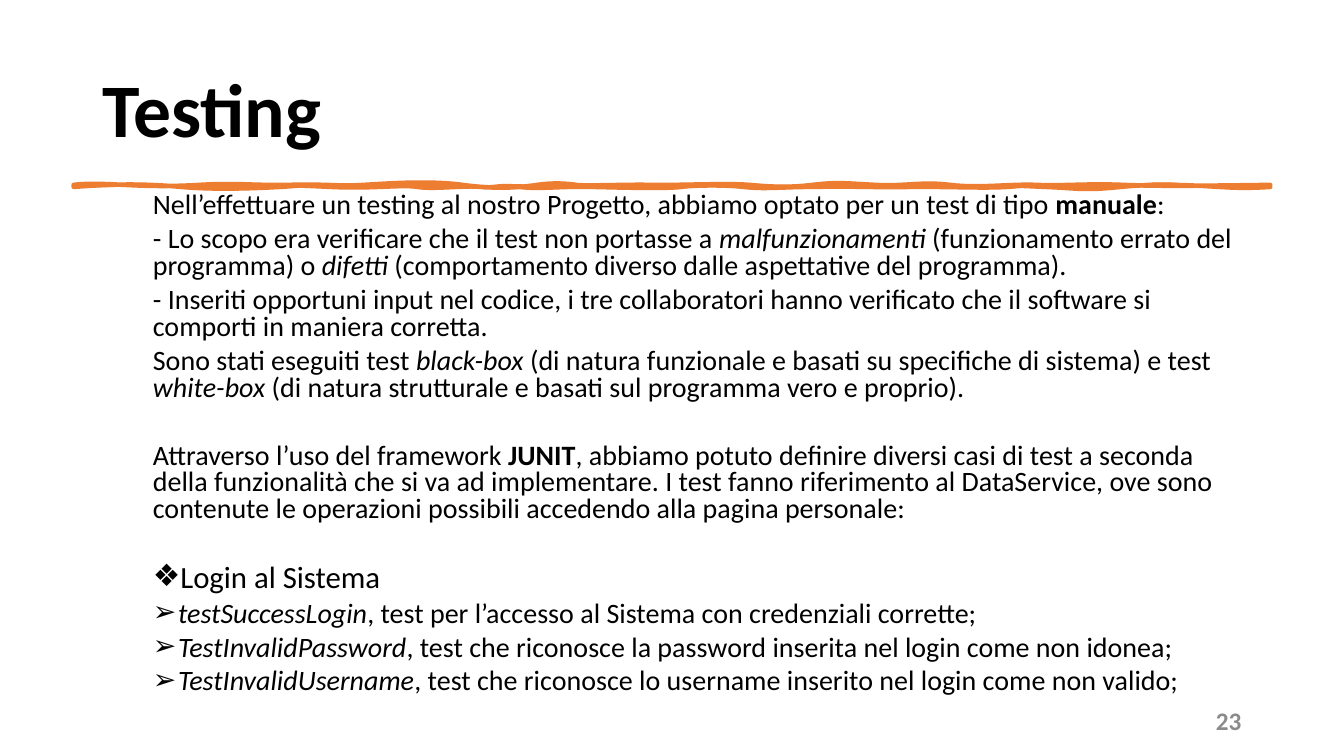
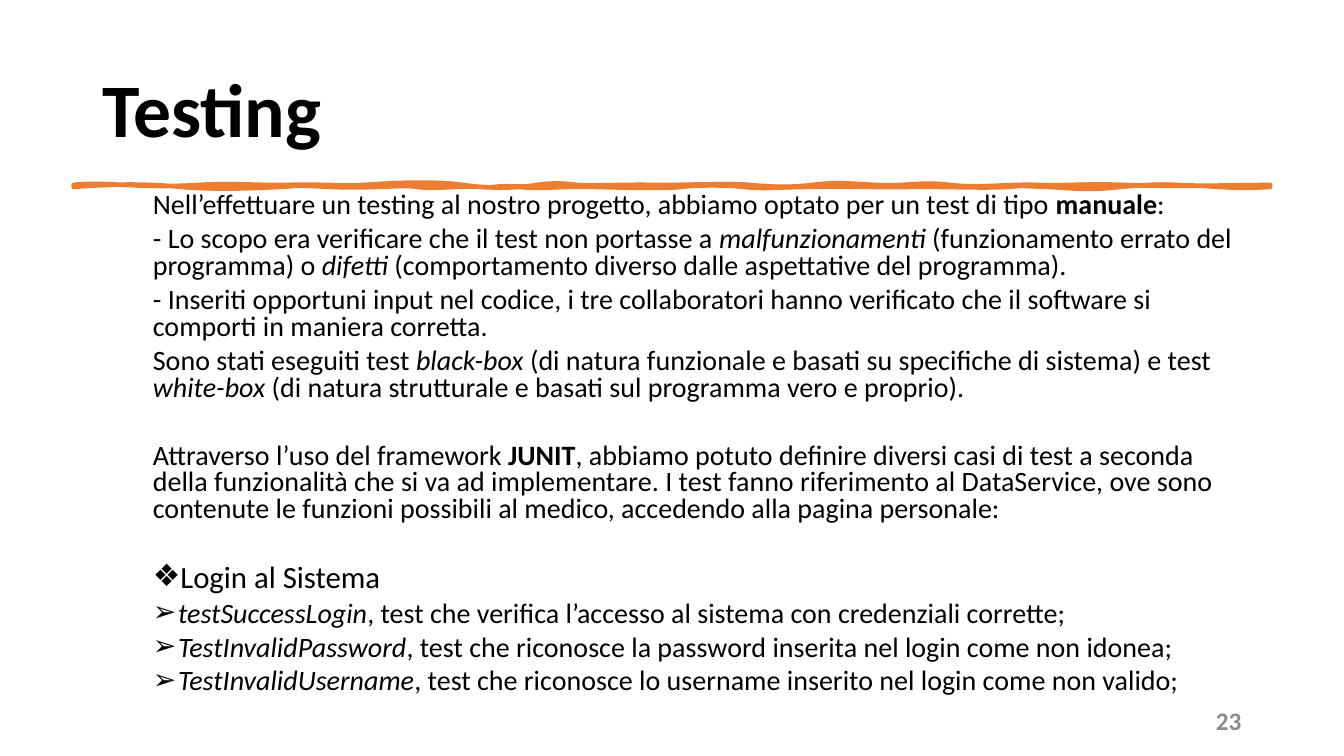
Before and after one commit to mangilimatteo/Progetto_Ingegneria_Software_Cattaneo_Mangili_Saini, a slide deck: slide 23 of Presentazione/Presentazione_Progetto.pptx. Drawn at 1344x756 pixels with LibreOffice and Linux fonts; fonts in the diff are those of the drawing. Boxes give left, top, right and bottom in pixels: in the first picture for what was removed or moved away, otherwise in the second. Text is boxed around its words. In the diff, an @@ line names an element or a change of style, - is before the commit and + after.

```diff
--- a/Presentazione/Presentazione_Progetto.pptx
+++ b/Presentazione/Presentazione_Progetto.pptx
@@ text at box(153, 194, 1165, 219): text changed @@
-  Nell’effettuare un testing al nostro Progetto, abbiamo optato per un test di tipo manuale:
+  Nell’effettuare un testing al nostro progetto, abbiamo optato per un test di tipo manuale:
@@ text at box(153, 445, 1212, 523): text changed @@
-  Attraverso l’uso del framework JUNIT, abbiamo potuto definire diversi casi di test a seconda della funzionalità che si va ad implementare. I test fanno riferimento al DataService, ove sono contenute le operazioni possibili accedendo alla pagina personale:
+  Attraverso l’uso del framework JUNIT, abbiamo potuto definire diversi casi di test a seconda della funzionalità che si va ad implementare. I test fanno riferimento al DataService, ove sono contenute le funzioni possibili al medico, accedendo alla pagina personale:
@@ text at box(178, 603, 1065, 628): text changed @@
-  ➢ testSuccessLogin, test per l’accesso al Sistema con credenziali corrette;
+  ➢ testSuccessLogin, test che verifica l’accesso al sistema con credenziali corrette;
```
Also in this commit, not shown: 4 other slides changed, 2 other files.
